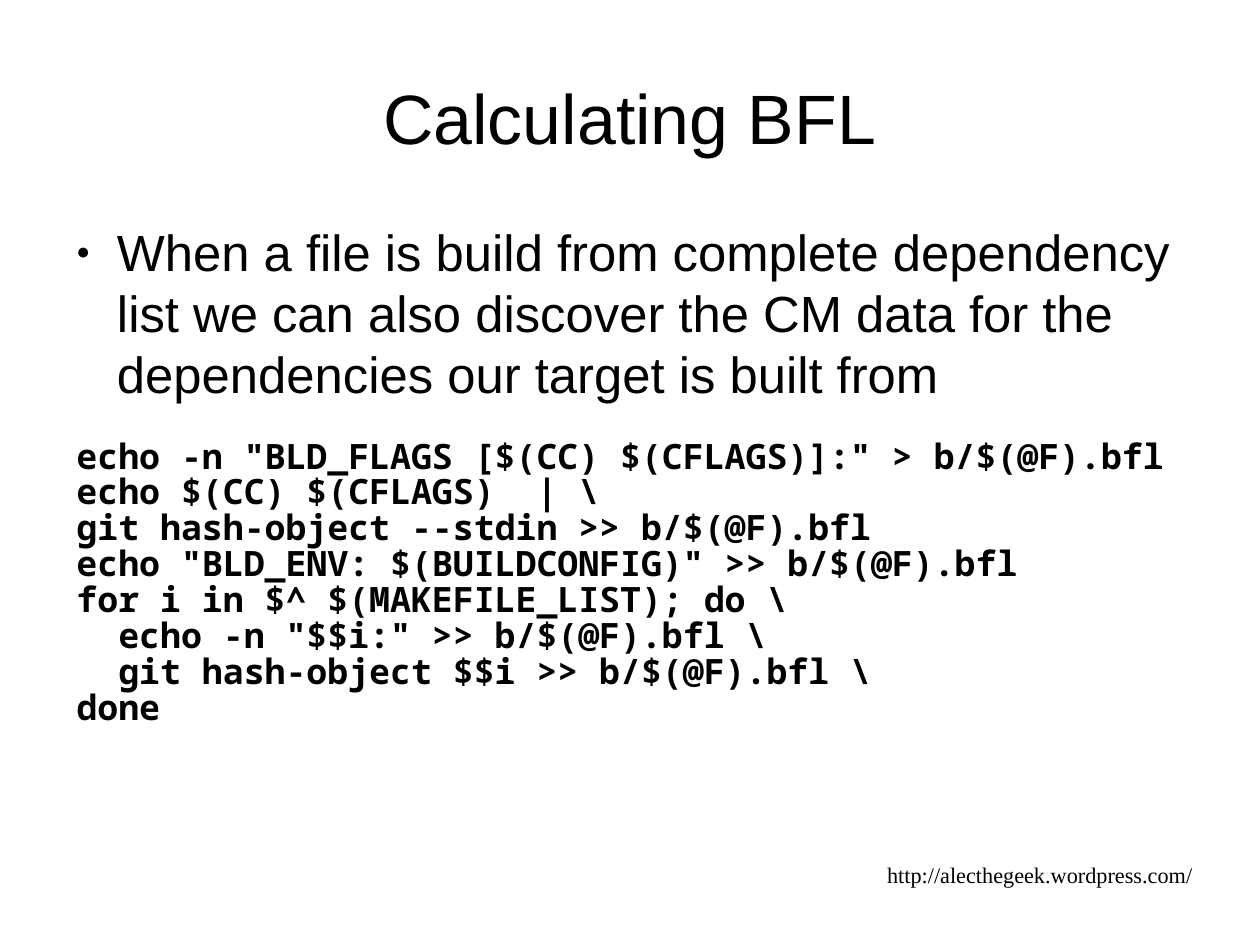
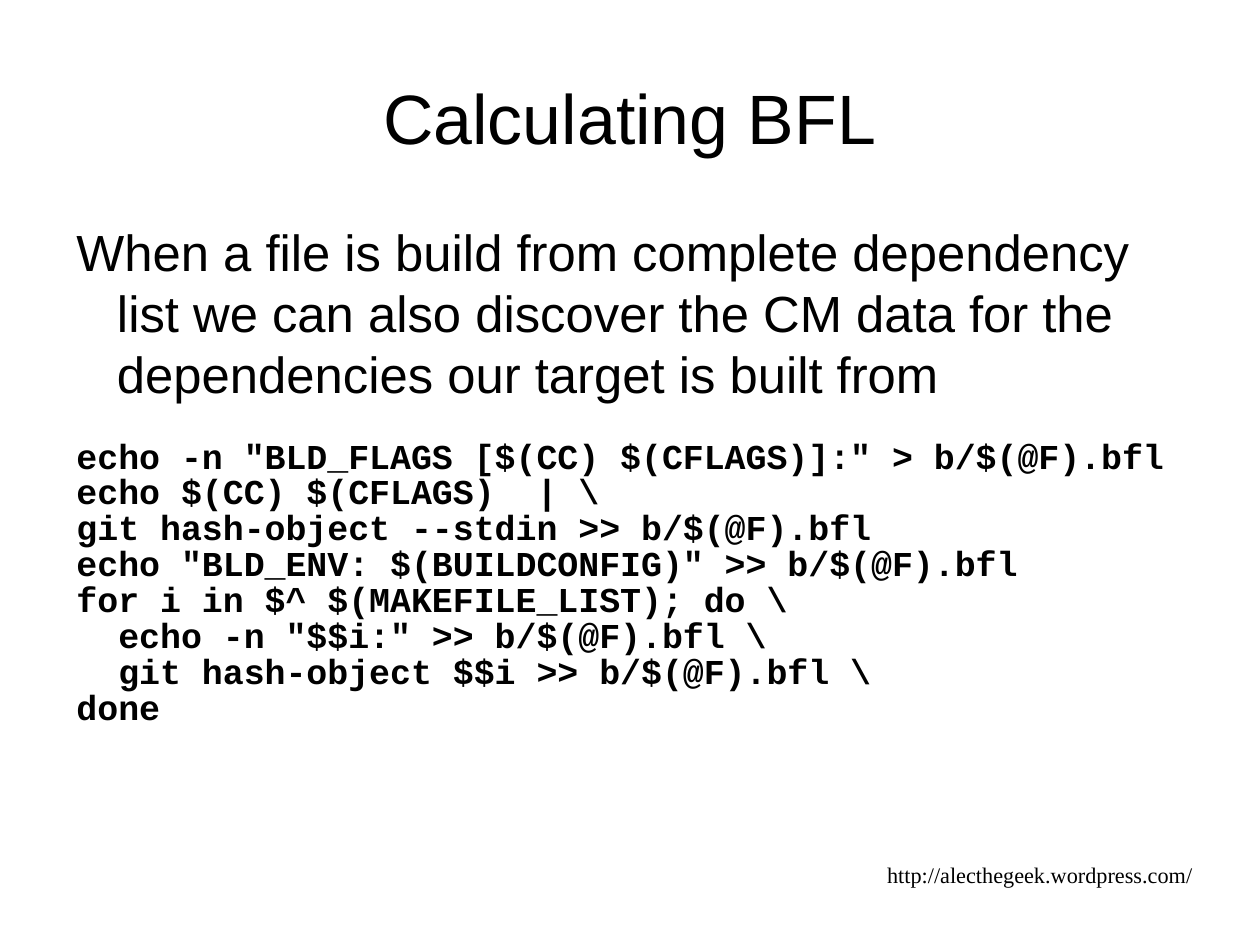
Before and after one commit to alecthegeek/gitbuilding, a slide deck: slide 25 of GitBuilding.odp. Drawn at 1260x945 pixels with LibreOffice and Linux fonts; fonts in the diff are those of the drawing. Boxes give left, top, right and bottom in pixels: in the first picture for what was removed or moved away, otherwise in the second. Text is boxed around its words. In the diff, an @@ line names an element or a change of style, - is before the commit and + after.

Commit message:
Updated -- crap fonts on upgrade

```diff
--- a/GitBuilding.odp
+++ b/GitBuilding.odp
@@ text "When a file is build ..." at [76, 234, 1164, 721]: font Noto Sans Mono to Courier New in "echo -n "BLD_FLAGS [$(CC) $(CFLAGS)]:" > b/$(@F).bfl", "echo $(CC) $(CFLAGS) | \", "git hash-object --stdin >> b/$(@F).bfl", "echo "BLD_ENV: $(BUILDCONFIG)" >> b/$(@F).bfl" and 4 more places; bullet ● to none @@
```
Also in this commit, not shown: 2 other slides changed.
